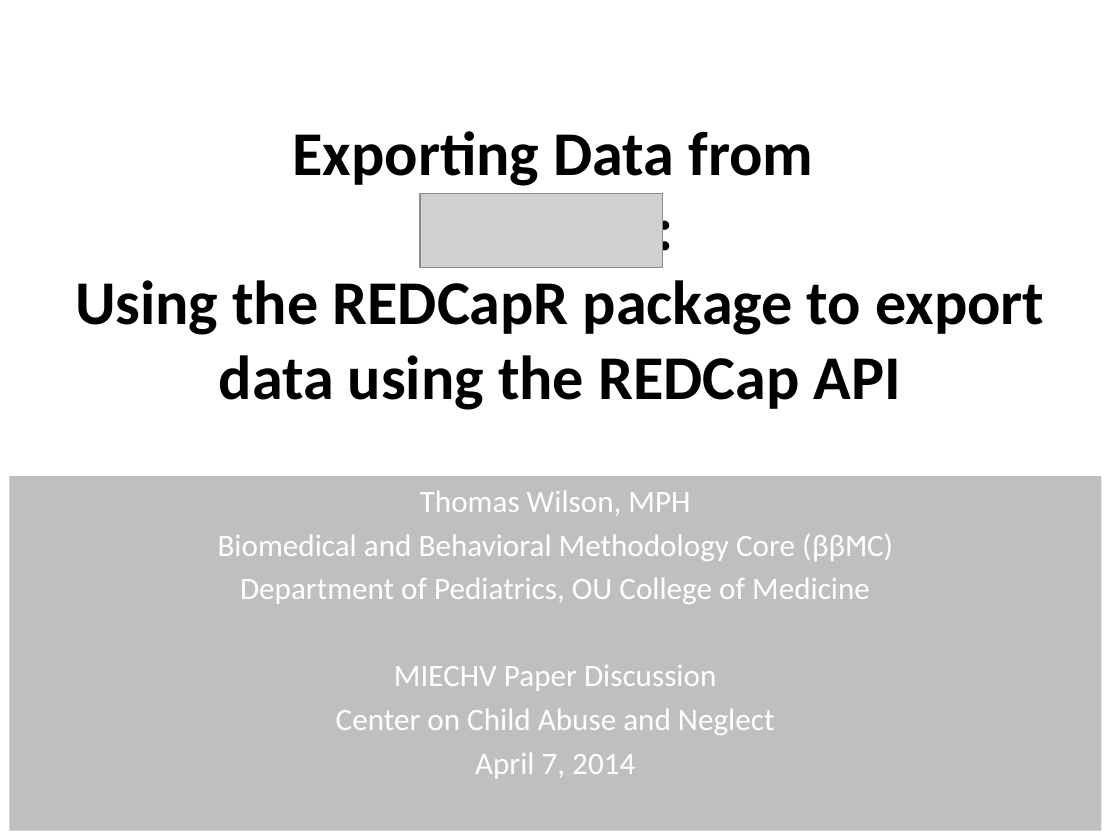
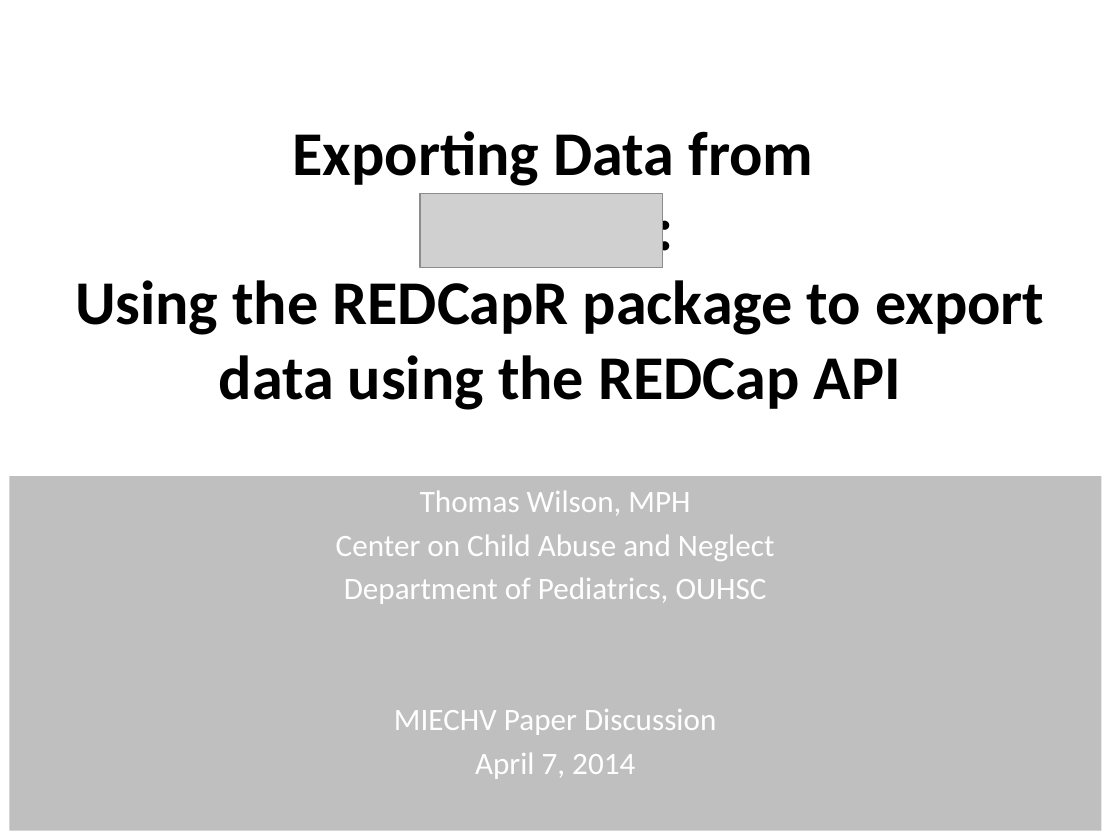
Before and after one commit to OuhscBbmc/RedcapExamplesAndPatterns, a slide deck: slide 1 of Publications/Presentation2014-04-07-MIECHV Paper Discussion/REDCapR.pptx. Drawn at 1120x840 pixels with LibreOffice and Linux fonts; fonts in the diff are those of the drawing; grey boxes stand for pictures. Boxes give left, top, right and bottom in pixels: in the first picture for what was removed or moved away, otherwise in the second. Text is boxed around its words. In the diff, an @@ line names an element or a change of style, - is before the commit and + after.

```diff
--- a/Publications/Presentation2014-04-07-MIECHV Paper Discussion/REDCapR.pptx
+++ b/Publications/Presentation2014-04-07-MIECHV Paper Discussion/REDCapR.pptx
@@ subtitle at [336, 535, 774, 604]: text changed @@
-Biomedical and Behavioral Methodology Core (ββϺC)
-Department of Pediatrics, OU College of Medicine
+Center on Child Abuse and Neglect
+Department of Pediatrics, OUHSC
@@ subtitle at [336, 709, 774, 735]: paragraph removed @@
-Center on Child Abuse and Neglect
```
Also in this commit, not shown: 15 other slides changed, 3 slides added.
